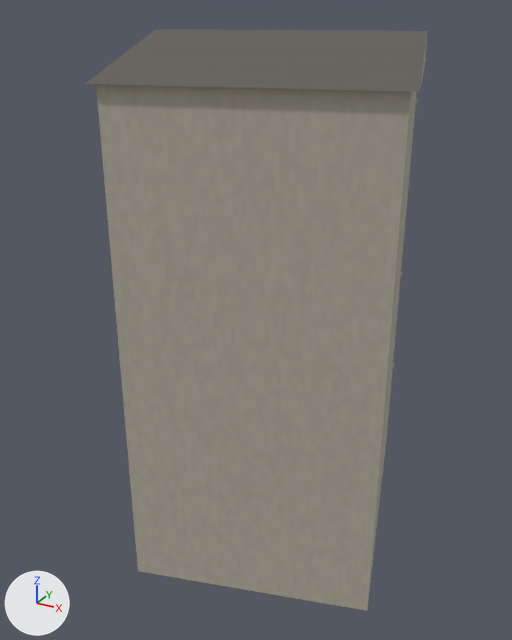
An edit to the Blender file site/landmarks/zuidblaak18/model.blend, drawn before and after from the same camera.
The view is the same before and after, from a camera (50 mm lens) standing at (12.1, -24.2, 21.2) and looking at (-0.8, -0.8, 9.5). Arrows for +X, +Y and +Z are at lower left; the lights stay in place. The picture after the commit comes second.

The first picture shows 'zuidblaak18-0', 'zuidblaak18-1'.
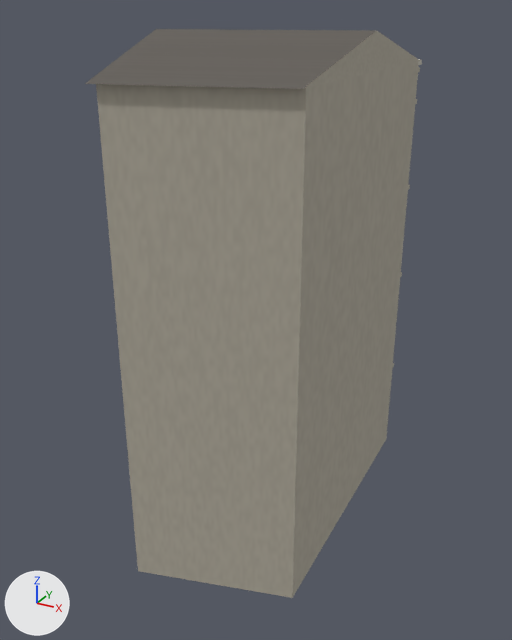
Boxes (x1, y1, x2, y2) around the edits, measured in the pictures (512 x 640 px):
'zuidblaak18-0', reshaped: before (96, 36, 427, 611); after (96, 31, 420, 598)
'zuidblaak18-1', reshaped: before (85, 29, 427, 92); after (85, 29, 377, 89)

The change, as a diff of the scene's bpy script:
```diff
--- a/site/landmarks/zuidblaak18/model.blend.py
+++ b/site/landmarks/zuidblaak18/model.blend.py
@@ me_zuidblaak18_0 @@
 # used by ob_zuidblaak18_0; location = (0.0, 0.0, 0.0)
-me_zuidblaak18_0.from_pydata(...)  # 1668 vertices, 556 faces; spans x -6.1..6.4, y -7.3..7.8, z 0.3..20.5
+me_zuidblaak18_0.from_pydata(...)  # 1668 vertices, 556 faces; spans x -6.1..3.3, y -7.3..7.8, z 0.3..20.5
+# me_zuidblaak18_0 part 1: all 57 vertices in x 2.9..6.4, y -4.7..7.3, z 0.4..20.5 are scaled about their middle by (0.162, 1.07, 1), then moved by (-1.6, -0.4, 0.0)
 me_zuidblaak18_0.materials.append(mat_zuidblaak18_materiaal_0)
@@ me_zuidblaak18_1 @@
 # used by ob_zuidblaak18_1; location = (0.0, 0.0, 0.0)
-me_zuidblaak18_1.from_pydata(...)  # 12 vertices, 4 faces; spans x -6.08..6.38, y -7.34..7.34, z 19.15..20.5
-me_zuidblaak18_1.vertices[0].co = (2.97, 7.34, 19.15)  # pixel (425, 60)
-me_zuidblaak18_1.vertices[2].co = (4.67, 1.33, 20.5)  # pixel (427, 30)
-me_zuidblaak18_1.vertices[3].co = (2.97, 7.34, 19.15)  # pixel (425, 60)
-me_zuidblaak18_1.vertices[6].co = (6.38, -4.69, 19.15)  # pixel (419, 91)
-me_zuidblaak18_1.vertices[9].co = (6.38, -4.69, 19.15)  # pixel (419, 91)
-me_zuidblaak18_1.vertices[10].co = (4.67, 1.33, 20.5)  # pixel (427, 30)
+me_zuidblaak18_1.from_pydata(...)  # 12 vertices, 4 faces; spans x -6.08..3.32, y -7.34..7.28, z 19.15..20.5
+# me_zuidblaak18_1 part 2
+me_zuidblaak18_1.vertices[0].co = (2.77, 7.28, 19.15)  # pixel (420, 60)
+me_zuidblaak18_1.vertices[2].co = (3.05, 0.86, 20.5)  # pixel (376, 30)
+me_zuidblaak18_1.vertices[3].co = (2.77, 7.28, 19.15)  # pixel (420, 60)
+me_zuidblaak18_1.vertices[6].co = (3.32, -5.55, 19.15)  # pixel (302, 88)
+me_zuidblaak18_1.vertices[9].co = (3.32, -5.55, 19.15)  # pixel (302, 88)
+me_zuidblaak18_1.vertices[10].co = (3.05, 0.86, 20.5)  # pixel (376, 30)
 me_zuidblaak18_1.materials.append(mat_zuidblaak18_materiaal_1)
```
